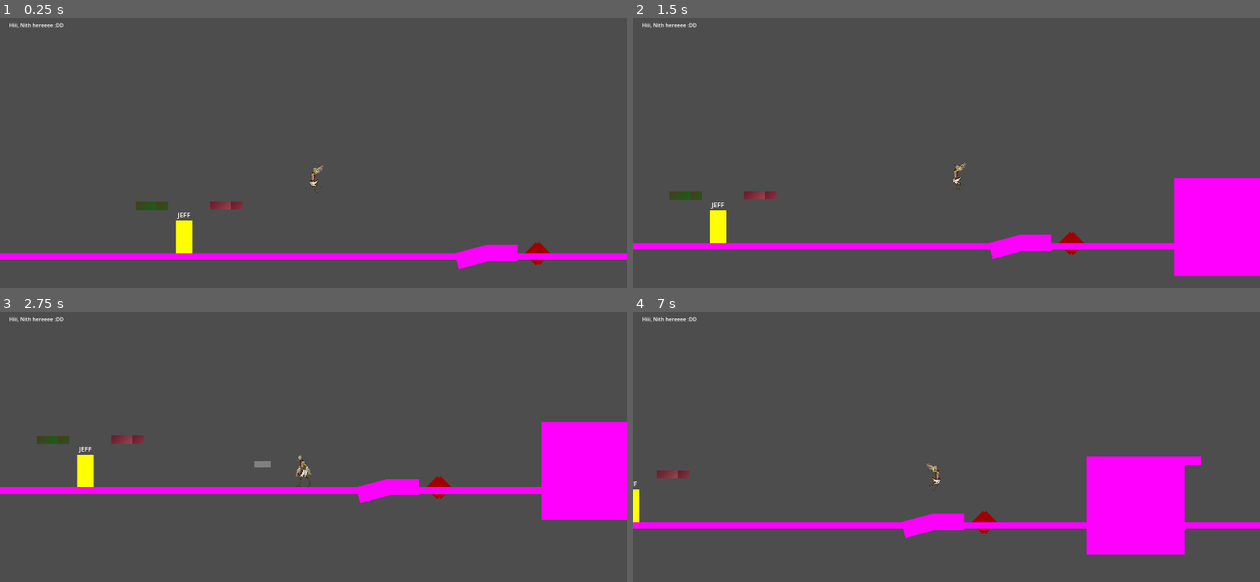
Above: before the commit, frames 1-4 (two rows, left to right).
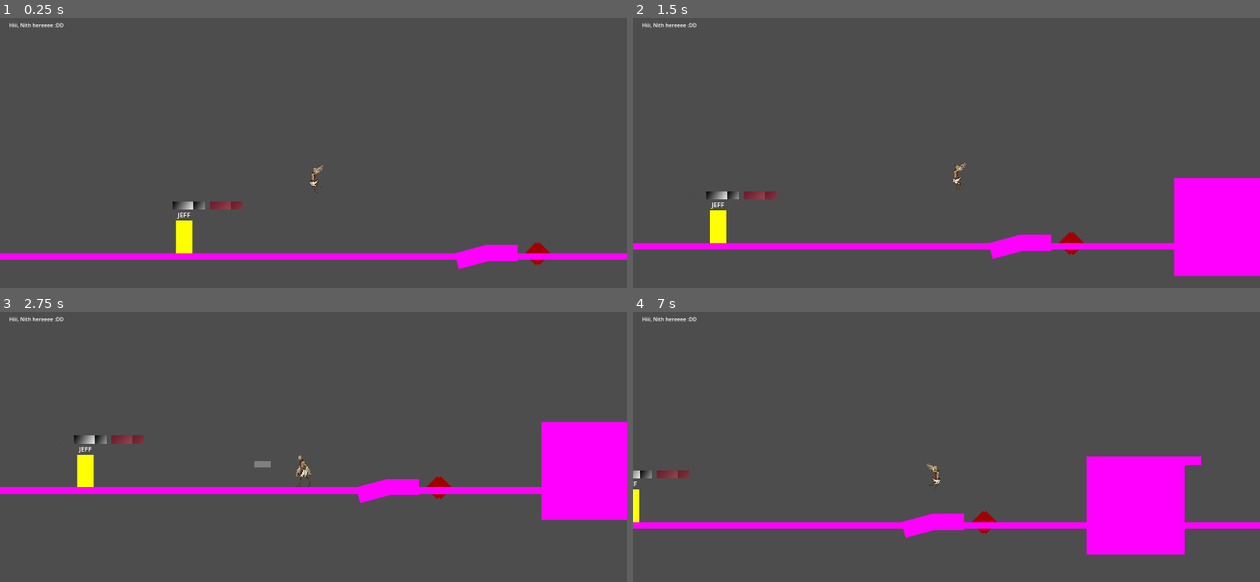
Above: after the commit, the same moments.

Repository: M4przybysz/Kamen-z-serca
Game: Godot game, scene res://src/main/main.tscn
The game is run twice, just before and just after one commit, with the same random seed, the same clock (stepped at 60 frames per second) and the same inputs.
Inputs (mouse positions are in pixels of both pictures, inside the frame that each line leads up to):
- Up to frame 1 (0.25 s): no input
- Up to frame 2 (1.5 s): move the mouse to (1084, 158) at 0.52 s; hold D (move_right) from 0.53 s (still down); tap Mouse wheel down (change_feather_down) at 0.6 s; tap Space (jump) at 0.77 s; move the mouse to (821, 193) at 1.27 s; tap Mouse wheel up (change_feather_up) at 1.35 s
- Up to frame 3 (2.75 s): tap Space (jump) at 1.52 s; move the mouse to (376, 393) at 2.02 s; release D (move_right) at 2.03 s; hold A (move_left) from 2.03 s (still down); tap Middle mouse button (feather_throw) at 2.1 s
- Up to frame 4 (7 s): move the mouse to (915, 541) at 2.77 s; release A (move_left) at 2.78 s; hold D (move_right) 2.78-4.28 s; tap Q (shield_use) at 2.85 s; tap Space (jump) at 3.02, 3.77, 4.52, 6.02, 6.77 s; move the mouse to (1134, 522) at 3.52 s; tap Shift (slide_and_air_dash) at 3.6 s; move the mouse to (758, 417) at 4.27 s; hold A (move_left) 4.28-5.03 s; right-click (758, 417) at 4.35 s; move the mouse to (977, 471) at 5.02 s; hold D (move_right) 5.03-5.78 s; click (977, 471) at 5.1 s; move the mouse to (852, 382) at 5.77 s; hold A (move_left) from 5.78 s (still down); tap Mouse wheel down (change_feather_down) at 5.85 s; move the mouse to (1084, 452) at 6.52 s; tap Mouse wheel up (change_feather_up) at 6.6 s

The runs differ from the first frame. In frame 1, 0.3% of the frame differs, in the area x 21-33%, y 68-72%; in frame 2, 0.3%, in the area x 5-17%, y 64-68%; in frame 3, 0.3%; in frame 4, less than 0.1%.

Commit message:
Fixed texture loading and some other random stuff

Diff:
--- a/la_creatura_game/src/player/player.tscn
+++ b/la_creatura_game/src/player/player.tscn
@@ -26,7 +26,6 @@
 [ext_resource type="Texture2D" uid="uid://cwu5myu8m7unc" path="res://assets/sprites/Player/Chod/14.png" id="18_1715e"]
 [ext_resource type="Texture2D" uid="uid://c2qgi8fhw8j0b" path="res://assets/sprites/Player/Chod/15.png" id="19_jq18v"]
 [ext_resource type="Texture2D" uid="uid://d0yne8387yecq" path="res://assets/sprites/Player/Chod/16.png" id="20_5xo1d"]
-[ext_resource type="Texture2D" uid="uid://h003yk80bpox" path="res://assets/sprites/Player/Chod/17.png" id="21_b66co"]
 [ext_resource type="Texture2D" uid="uid://carqgfs5qxdnk" path="res://assets/sprites/Player/Slizg/slizg1.png" id="21_f36vr"]
 [ext_resource type="Texture2D" uid="uid://b4ibaehymabse" path="res://assets/sprites/Player/Slizg/slizg2.png" id="23_h1ebp"]
 [ext_resource type="Texture2D" uid="uid://dujodi66ap2au" path="res://assets/sprites/Player/Slizg/slizg3.png" id="24_3uvuj"]
@@ -72,6 +71,10 @@
 atlas = ExtResource("4_ws3vt")
 region = Rect2(2268, 0, 567, 824)
 
+[sub_resource type="AtlasTexture" id="AtlasTexture_5aeab"]
+atlas = ExtResource("6_e13ip")
+region = Rect2(0, 0, 518, 789)
+
 [sub_resource type="SpriteFrames" id="SpriteFrames_n5irl"]
 animations = [{
 "frames": [{
@@ -139,7 +142,7 @@
 "texture": ExtResource("5_njf6p")
 }, {
 "duration": 1.0,
-"texture": ExtResource("6_e13ip")
+"texture": SubResource("AtlasTexture_5aeab")
 }, {
 "duration": 1.0,
 "texture": ExtResource("7_5sva1")
@@ -182,9 +185,6 @@
 }, {
 "duration": 1.0,
 "texture": ExtResource("20_5xo1d")
-}, {
-"duration": 1.0,
-"texture": ExtResource("21_b66co")
 }],
 "loop": true,
 "name": &"run",
@@ -275,7 +275,7 @@
 [node name="AnimatedSprite2D" type="AnimatedSprite2D" parent="."]
 scale = Vector2(0.125, 0.125)
 sprite_frames = SubResource("SpriteFrames_n5irl")
-animation = &"idle"
+animation = &"run"
 autoplay = "idle"
 
 [node name="WingAttack" type="Area2D" parent="." groups=["wing_attack"]]
--- a/la_creatura_game/src/templates/characters/enemy_template.gd
+++ b/la_creatura_game/src/templates/characters/enemy_template.gd
@@ -54,7 +54,7 @@
 	state_machine()
 
 	# Animate enemy
-	flip_h(direction)
+	flip_h()
 	# animated_sprite_2d.play(state)
 
 	velocity.x = direction * movement_speed
@@ -101,7 +101,7 @@
 #########################################
 # Direction change handling
 #########################################
-func flip_h(direction):
+func flip_h():
 	if direction > 0:
 		animated_sprite_2d.flip_h = false
 		example_attack_collision.position.x = 45
--- a/la_creatura_game/src/templates/enviroment/Platform_basic.tscn
+++ b/la_creatura_game/src/templates/enviroment/Platform_basic.tscn
@@ -1,6 +1,9 @@
 [gd_scene load_steps=5 format=3 uid="uid://dr1pgdanv45c4"]
 
 [ext_resource type="Script" path="res://src/templates/enviroment/platform_basic.gd" id="1_tesby"]
+
+[sub_resource type="RectangleShape2D" id="RectangleShape2D_pw17s"]
+size = Vector2(100, 25)
 
 [sub_resource type="Gradient" id="Gradient_plxia"]
 
@@ -8,11 +11,12 @@
 gradient = SubResource("Gradient_plxia")
 fill_to = Vector2(1, 0.545872)
 
-[sub_resource type="RectangleShape2D" id="RectangleShape2D_pw17s"]
-size = Vector2(100, 25)
-
 [node name="PlatformBasic" type="StaticBody2D"]
 script = ExtResource("1_tesby")
+
+[node name="CollisionShape2D" type="CollisionShape2D" parent="."]
+position = Vector2(50, 12.5)
+shape = SubResource("RectangleShape2D_pw17s")
 
 [node name="TextureRect" type="TextureRect" parent="."]
 texture_repeat = 2
@@ -21,7 +25,3 @@
 texture = SubResource("GradientTexture2D_gvy3w")
 expand_mode = 3
 stretch_mode = 1
-
-[node name="CollisionShape2D" type="CollisionShape2D" parent="."]
-position = Vector2(50, 12.5)
-shape = SubResource("RectangleShape2D_pw17s")
--- a/la_creatura_game/src/templates/enviroment/Platform_breaking.tscn
+++ b/la_creatura_game/src/templates/enviroment/Platform_breaking.tscn
@@ -1,6 +1,9 @@
 [gd_scene load_steps=5 format=3 uid="uid://mtw0v5borccy"]
 
 [ext_resource type="Script" path="res://src/templates/enviroment/platform_breaking.gd" id="1_pfb8h"]
+
+[sub_resource type="RectangleShape2D" id="RectangleShape2D_pw17s"]
+size = Vector2(100, 25)
 
 [sub_resource type="Gradient" id="Gradient_plxia"]
 colors = PackedColorArray(0.29, 0.230115, 0.1189, 1, 0, 0.45, 0.09, 1)
@@ -9,19 +12,11 @@
 gradient = SubResource("Gradient_plxia")
 fill_to = Vector2(1, 0.912844)
 
-[sub_resource type="RectangleShape2D" id="RectangleShape2D_pw17s"]
-size = Vector2(100, 25)
-
 [node name="PlatformBreaking" type="StaticBody2D"]
 script = ExtResource("1_pfb8h")
 
-[node name="TextureRect" type="TextureRect" parent="."]
-texture_repeat = 2
-offset_right = 100.0
-offset_bottom = 25.0
-texture = SubResource("GradientTexture2D_gvy3w")
-expand_mode = 3
-stretch_mode = 1
+[node name="Timer" type="Timer" parent="."]
+wait_time = 5.0
 
 [node name="CollisionShape2D" type="CollisionShape2D" parent="."]
 position = Vector2(50, 12.5)
@@ -33,7 +28,13 @@
 position = Vector2(50, 0)
 shape = SubResource("RectangleShape2D_pw17s")
 
-[node name="Timer" type="Timer" parent="."]
+[node name="TextureRect" type="TextureRect" parent="."]
+texture_repeat = 2
+offset_right = 100.0
+offset_bottom = 25.0
+texture = SubResource("GradientTexture2D_gvy3w")
+expand_mode = 3
+stretch_mode = 1
 
+[connection signal="timeout" from="Timer" to="." method="_on_timer_timeout"]
 [connection signal="body_entered" from="Area2D" to="." method="_on_area_2d_body_entered"]
-[connection signal="timeout" from="Timer" to="." method="_on_timer_timeout"]
--- a/la_creatura_game/src/templates/enviroment/Platform_slowing.tscn
+++ b/la_creatura_game/src/templates/enviroment/Platform_slowing.tscn
@@ -1,6 +1,12 @@
 [gd_scene load_steps=6 format=3 uid="uid://vhd8wu8sob1g"]
 
 [ext_resource type="Script" path="res://src/templates/enviroment/platform_slowing.gd" id="1_8hofe"]
+
+[sub_resource type="RectangleShape2D" id="RectangleShape2D_pw17s"]
+size = Vector2(100, 25)
+
+[sub_resource type="RectangleShape2D" id="RectangleShape2D_qyxoh"]
+size = Vector2(100, 18)
 
 [sub_resource type="Gradient" id="Gradient_plxia"]
 interpolation_mode = 2
@@ -10,22 +16,8 @@
 gradient = SubResource("Gradient_plxia")
 fill_to = Vector2(1, 0.912844)
 
-[sub_resource type="RectangleShape2D" id="RectangleShape2D_pw17s"]
-size = Vector2(100, 25)
-
-[sub_resource type="RectangleShape2D" id="RectangleShape2D_qyxoh"]
-size = Vector2(100, 18)
-
 [node name="PlatformSlowing" type="StaticBody2D"]
 script = ExtResource("1_8hofe")
-
-[node name="TextureRect" type="TextureRect" parent="."]
-texture_repeat = 2
-offset_right = 100.0
-offset_bottom = 25.0
-texture = SubResource("GradientTexture2D_gvy3w")
-expand_mode = 3
-stretch_mode = 1
 
 [node name="CollisionShape2D" type="CollisionShape2D" parent="."]
 position = Vector2(50, 12.5)
@@ -38,4 +30,12 @@
 position = Vector2(50, -6)
 shape = SubResource("RectangleShape2D_qyxoh")
 
+[node name="TextureRect" type="TextureRect" parent="."]
+texture_repeat = 2
+offset_right = 100.0
+offset_bottom = 25.0
+texture = SubResource("GradientTexture2D_gvy3w")
+expand_mode = 3
+stretch_mode = 1
+
 [connection signal="body_entered" from="Area2D" to="." method="_on_area_2d_body_entered"]
--- a/la_creatura_game/src/templates/enviroment/platform_basic.gd
+++ b/la_creatura_game/src/templates/enviroment/platform_basic.gd
@@ -3,12 +3,14 @@
 @onready var collision: CollisionShape2D = $CollisionShape2D
 @onready var texture_rect: TextureRect = $TextureRect
 
-@export var texture_file: ImageTexture
+@export var texture_file: Texture2D
 @export var width: int = 100
 @export var height: int = 25
 
 func _ready() -> void:
-	texture_rect.texture=texture_file
-	collision.shape.size.x = width
-	collision.shape.size.y = height
-	collision.position = Vector2(width/2, height/2)
+	if texture_file:
+		texture_rect.texture = texture_file
+	collision.shape = RectangleShape2D.new()
+	collision.shape.size = Vector2(width, height)
+	collision.position = Vector2(width / 2, height / 2)
+	texture_rect.size = Vector2(width, height)
--- a/la_creatura_game/src/templates/enviroment/platform_breaking.gd
+++ b/la_creatura_game/src/templates/enviroment/platform_breaking.gd
@@ -5,20 +5,19 @@
 @onready var texture_rect: TextureRect = $TextureRect
 @onready var timer: Timer = $Timer
 
-@export var texture_file: ImageTexture
+@export var texture_file: Texture2D
 @export var width: int = 100
 @export var height: int = 25
 @export var break_counter: int = 3
 
 # Called when the node enters the scene tree for the first time.
 func _ready() -> void:
-	# texture_rect.texture=texture_file
-	collision.shape.size.x = width
-	collision.shape.size.y = height
-	collision.position = Vector2(width/2, height/2)
-
-func _physics_process(delta: float) -> void:
-	pass
+	if texture_file:
+		texture_rect.texture = texture_file
+	collision.shape = RectangleShape2D.new()
+	collision.shape.size = Vector2(width, height)
+	collision.position = Vector2(width / 2, height / 2)
+	texture_rect.size = Vector2(width, height)
 
 func _on_area_2d_body_entered(body: Node2D) -> void:
 	if body.is_in_group("player"):
--- a/la_creatura_game/src/templates/enviroment/platform_slowing.gd
+++ b/la_creatura_game/src/templates/enviroment/platform_slowing.gd
@@ -3,12 +3,14 @@
 @onready var collision: CollisionShape2D = $CollisionShape2D
 @onready var texture_rect: TextureRect = $TextureRect
 
-@export var texture_file: ImageTexture
+@export var texture_file: Texture2D
 @export var width: int = 100
 @export var height: int = 25
 
 func _ready() -> void:
-	# texture_rect.texture=texture_file
-	collision.shape.size.x = width
-	collision.shape.size.y = height
-	collision.position = Vector2(width/2, height/2)
+	if texture_file:
+		texture_rect.texture = texture_file
+	collision.shape = RectangleShape2D.new()
+	collision.shape.size = Vector2(width, height)
+	collision.position = Vector2(width / 2, height / 2)
+	texture_rect.size = Vector2(width, height)
--- a/la_creatura_game/src/test_elements/enemy/jeff.gd
+++ b/la_creatura_game/src/test_elements/enemy/jeff.gd
@@ -11,10 +11,6 @@
 func _ready() -> void:
 	hp = max_hp
 	hp_regen_timer.start()
-
-# Called every frame. 'delta' is the elapsed time since the previous frame.
-func _process(delta: float) -> void:
-		pass
 
 func _on_hurtbox_area_entered(area: Area2D) -> void:
 	if area.is_in_group("wing_attack") and hp > 0:
--- a/la_creatura_game/src/test_elements/levels/programmers_playground.tscn
+++ b/la_creatura_game/src/test_elements/levels/programmers_playground.tscn
@@ -1,12 +1,12 @@
-[gd_scene load_steps=15 format=3 uid="uid://c2hu2t4j0od5o"]
+[gd_scene load_steps=16 format=3 uid="uid://c2hu2t4j0od5o"]
 
 [ext_resource type="PackedScene" uid="uid://bcep0b81sj6pl" path="res://src/test_elements/enemy/Spike_test.tscn" id="1_cc8v3"]
 [ext_resource type="PackedScene" uid="uid://fiiq6mgymvyn" path="res://src/test_elements/enemy/jeff.tscn" id="2_f5u2k"]
 [ext_resource type="PackedScene" uid="uid://df6sgaa02ae60" path="res://src/templates/characters/enemy_template.tscn" id="3_tev26"]
 [ext_resource type="PackedScene" uid="uid://mtw0v5borccy" path="res://src/templates/enviroment/Platform_breaking.tscn" id="4_frxwc"]
 [ext_resource type="PackedScene" uid="uid://dr1pgdanv45c4" path="res://src/templates/enviroment/Platform_basic.tscn" id="5_8lnfh"]
+[ext_resource type="Texture2D" uid="uid://cqkv4dqtdf4jr" path="res://icon.svg" id="5_x4klb"]
 [ext_resource type="PackedScene" uid="uid://vhd8wu8sob1g" path="res://src/templates/enviroment/Platform_slowing.tscn" id="6_kn8ie"]
-
 
 [sub_resource type="PhysicsMaterial" id="PhysicsMaterial_yoxu6"]
 
@@ -29,13 +29,6 @@
 size = Vector2(5000, 20)
 
 [sub_resource type="GDScript" id="GDScript_6jpx3"]
-script/source = "extends Node2D
-
-@onready var collision: CollisionShape2D = $Area2D/Collision
-
-func _on_area_2d_body_entered(body:Area2D) -> void:
-	$player.movement_speed_change()
-"
 
 [node name="ProgrammersPlayground" type="Node2D"]
 
@@ -147,6 +140,17 @@
 position = Vector2(2500, 10)
 shape = SubResource("RectangleShape2D_dxcl2")
 
+[node name="PlatformBreaking" parent="BuildingBlocks" instance=ExtResource("4_frxwc")]
+position = Vector2(-57, 492)
+texture_file = ExtResource("5_x4klb")
+
+[node name="PlatformBasic" parent="BuildingBlocks" instance=ExtResource("5_8lnfh")]
+position = Vector2(68, 491)
+
+[node name="PlatformSlowing" parent="BuildingBlocks" instance=ExtResource("6_kn8ie")]
+position = Vector2(183, 491)
+script = SubResource("GDScript_6jpx3")
+
 [node name="NPC" type="Node2D" parent="."]
 
 [node name="Jeff" parent="NPC" instance=ExtResource("2_f5u2k")]
@@ -156,13 +160,3 @@
 
 [node name="EnemyTemplate" parent="Enemies" instance=ExtResource("3_tev26")]
 position = Vector2(2404, 591)
-
-[node name="PlatformBreaking" parent="." instance=ExtResource("4_frxwc")]
-position = Vector2(-45, 492)
-
-[node name="PlatformBasic" parent="." instance=ExtResource("5_8lnfh")]
-position = Vector2(68, 491)
-
-[node name="PlatformSlowing" parent="." instance=ExtResource("6_kn8ie")]
-position = Vector2(183, 491)
-script = SubResource("GDScript_6jpx3")
